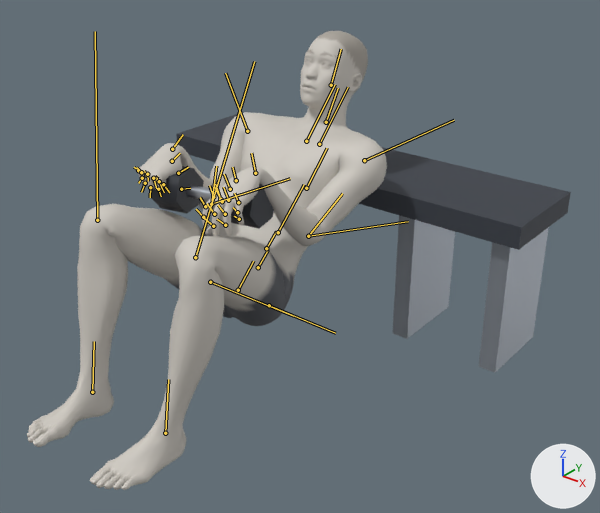
An edit to the glTF model exports/dumbbell-hip-thrust.glb, drawn before and after from the same camera.
Rendered twice from a camera (50 mm lens) standing at (1.434, -1.91, 1.36) and looking at (0.146, -0.301, 0.362). Every picture has the same lights, and +X, +Y and +Z are marked at lower right. The first picture is the older version. Both versions are drawn at frame 0 of the action 'dumbbell-hip-thrust'; the numbers are the values there. The bones that change, and the others that lie on the model, are drawn over the model as lines.
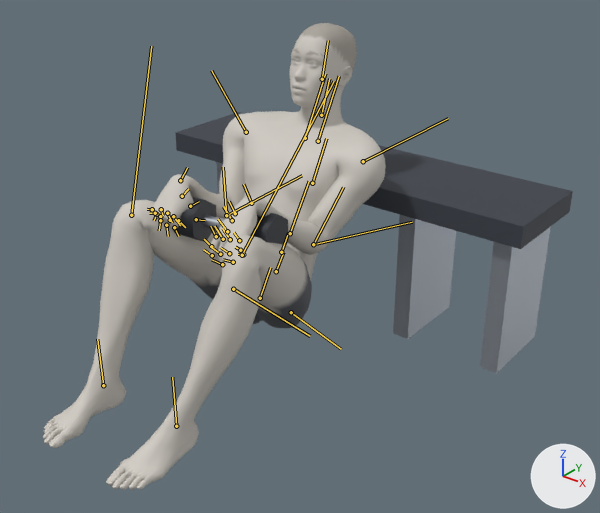
ob_dbr_right is not drawn itself; it is the parent of ob_mesh_1, ob_mesh_2, ob_mesh_3.
ob_props is not drawn itself; it is the parent of ob_bench.

Changed parts and their boxes (x1, y1, x2, y2) in the pictures (600 x 513 px):
'Mesh_0', posed
    before: (27, 31, 387, 490)
    after: (43, 23, 386, 490)
'Mesh_4', posed
    before: (383, 161, 571, 250)
    after: (383, 160, 573, 249)
'Mesh_6', posed
    before: (479, 227, 549, 373)
    after: (480, 226, 551, 373)
'Mesh_5', posed
    before: (392, 215, 455, 339)
    after: (393, 215, 456, 339)
'Mesh_7', posed
    before: (176, 113, 439, 211)
    after: (175, 112, 440, 210)
'Mesh_3', posed
    before: (149, 166, 204, 214)
    after: (173, 197, 216, 242)
'Mesh_2', posed
    before: (222, 184, 274, 229)
    after: (250, 213, 288, 246)
'Mesh_1', posed
    before: (186, 185, 218, 201)
    after: (201, 215, 225, 230)
bone 'pelvis', root to tip
    before: (238, 290) to (253, 261)
    after: (260, 298) to (270, 267)
bone 'upperarm_l', root to tip
    before: (364, 160) to (454, 120)
    after: (363, 161) to (448, 118)
bone 'lowerarm_l', root to tip
    before: (308, 236) to (408, 221)
    after: (313, 244) to (412, 222)
bone 'hand_l', root to tip
    before: (255, 173) to (251, 153)
    after: (251, 203) to (243, 184)
bone 'upperarm_r', root to tip
    before: (247, 131) to (225, 73)
    after: (246, 132) to (211, 70)
bone 'lowerarm_r', root to tip
    before: (211, 204) to (216, 166)
    after: (226, 215) to (223, 167)
bone 'hand_r', root to tip
    before: (172, 149) to (183, 134)
    after: (180, 180) to (187, 167)
bone 'neck_01', root to tip
    before: (326, 122) to (338, 88)
    after: (321, 115) to (329, 78)
bone 'thigh_l', root to tip
    before: (269, 305) to (335, 333)
    after: (291, 312) to (341, 349)
bone 'calf_l', root to tip
    before: (195, 257) to (254, 61)
    after: (242, 255) to (334, 81)
bone 'foot_l', root to tip
    before: (165, 433) to (168, 379)
    after: (176, 426) to (172, 377)
bone 'thigh_r', root to tip
    before: (210, 282) to (293, 316)
    after: (233, 289) to (310, 336)
bone 'calf_r', root to tip
    before: (97, 220) to (95, 31)
    after: (131, 215) to (151, 46)
bone 'foot_r', root to tip
    before: (92, 392) to (94, 341)
    after: (103, 385) to (97, 339)

Edits to the bpy script that builds the scene:
```text
Change bone_pelvis:
    where bone_pelvis = bpy.data.objects['Body'].pose.bones['pelvis']  # child of 'Root'
    bone_pelvis.location: (0.393, -0.728, 0.0) -> (0.301, -0.793, 0.0)
    bone_pelvis.rotation_quaternion: (0.919, 0.0, 0.0, 0.393) -> (0.962, 0.0, 0.0, 0.271)  # degrees (0, 0, 46) -> degrees (0, 0, 31)
Change bone_upperarm_l:
    where bone_upperarm_l = bpy.data.objects['Body'].pose.bones['upperarm_l']  # child of 'clavicle_l'
    bone_upperarm_l.rotation_quaternion: (0.91, -0.407, 0.012, 0.082) -> (0.897, -0.435, -0.001, 0.083)  # degrees (-48, 5, 8) -> degrees (-51, 4, 9)
Change bone_lowerarm_l:
    where bone_lowerarm_l = bpy.data.objects['Body'].pose.bones['lowerarm_l']  # child of 'upperarm_l'
    bone_lowerarm_l.rotation_quaternion: (0.917, 0.129, -0.307, 0.219) -> (0.909, 0.131, -0.319, 0.236)  # degrees (7, -38, 24) -> degrees (7, -40, 27)
Change bone_hand_l:
    where bone_hand_l = bpy.data.objects['Body'].pose.bones['hand_l']  # child of 'lowerarm_l'
    bone_hand_l.rotation_quaternion: (-0.663, -0.054, 0.194, 0.721) -> (-0.612, -0.044, 0.195, 0.765)  # degrees (21, -10, -97) -> degrees (21, -10, -105)
Change bone_upperarm_r:
    where bone_upperarm_r = bpy.data.objects['Body'].pose.bones['upperarm_r']  # child of 'clavicle_r'
    bone_upperarm_r.rotation_quaternion: (0.91, 0.407, -0.012, 0.082) -> (0.897, 0.435, 0.001, 0.083)  # degrees (48, -5, 8) -> degrees (51, -4, 9)
Change bone_lowerarm_r:
    where bone_lowerarm_r = bpy.data.objects['Body'].pose.bones['lowerarm_r']  # child of 'upperarm_r'
    bone_lowerarm_r.rotation_quaternion: (0.917, -0.129, 0.307, 0.219) -> (0.909, -0.131, 0.319, 0.236)  # degrees (-7, 38, 24) -> degrees (-7, 40, 27)
Change bone_hand_r:
    where bone_hand_r = bpy.data.objects['Body'].pose.bones['hand_r']  # child of 'lowerarm_r'
    bone_hand_r.rotation_quaternion: (0.663, -0.054, 0.194, -0.721) -> (0.612, -0.044, 0.195, -0.765)  # degrees (-21, 10, -97) -> degrees (-21, 10, -105)
Change bone_neck_01:
    where bone_neck_01 = bpy.data.objects['Body'].pose.bones['neck_01']  # child of 'spine_04'
    bone_neck_01.rotation_quaternion: (0.995, 0.0, 0.0, -0.099) -> (0.997, 0.0, 0.0, -0.08)  # degrees (0, 0, -11) -> degrees (0, 0, -9)
Change bone_thigh_l:
    where bone_thigh_l = bpy.data.objects['Body'].pose.bones['thigh_l']  # child of 'pelvis'
    bone_thigh_l.rotation_quaternion: (0.763, 0.034, 0.005, 0.646) -> (0.629, 0.009, 0.062, 0.775)  # degrees (3, -2, 80) -> degrees (6, 4, 102)
Change bone_calf_l:
    where bone_calf_l = bpy.data.objects['Body'].pose.bones['calf_l']  # child of 'thigh_l'
    bone_calf_l.rotation_quaternion: (0.552, -0.023, 0.105, -0.827) -> (0.595, -0.011, 0.084, -0.799)  # degrees (-12, 4, -113) -> degrees (-9, 5, -107)
Change bone_foot_l:
    where bone_foot_l = bpy.data.objects['Body'].pose.bones['foot_l']  # child of 'calf_l'
    bone_foot_l.rotation_quaternion: (0.991, 0.097, -0.085, -0.048) -> (0.961, 0.132, -0.069, -0.232)  # degrees (12, -9, -6) -> degrees (17, -4, -28)
Change bone_thigh_r:
    where bone_thigh_r = bpy.data.objects['Body'].pose.bones['thigh_r']  # child of 'pelvis'
    bone_thigh_r.rotation_quaternion: (0.763, -0.034, -0.005, 0.646) -> (0.629, -0.009, -0.062, 0.775)  # degrees (-3, 2, 80) -> degrees (-6, -4, 102)
Change bone_calf_r:
    where bone_calf_r = bpy.data.objects['Body'].pose.bones['calf_r']  # child of 'thigh_r'
    bone_calf_r.rotation_quaternion: (0.552, 0.023, -0.105, -0.827) -> (0.595, 0.011, -0.084, -0.799)  # degrees (12, -4, -113) -> degrees (9, -5, -107)
Change bone_foot_r:
    where bone_foot_r = bpy.data.objects['Body'].pose.bones['foot_r']  # child of 'calf_r'
    bone_foot_r.rotation_quaternion: (0.991, -0.097, 0.085, -0.048) -> (0.961, -0.132, 0.069, -0.232)  # degrees (-12, 9, -6) -> degrees (-17, 4, -28)
```
